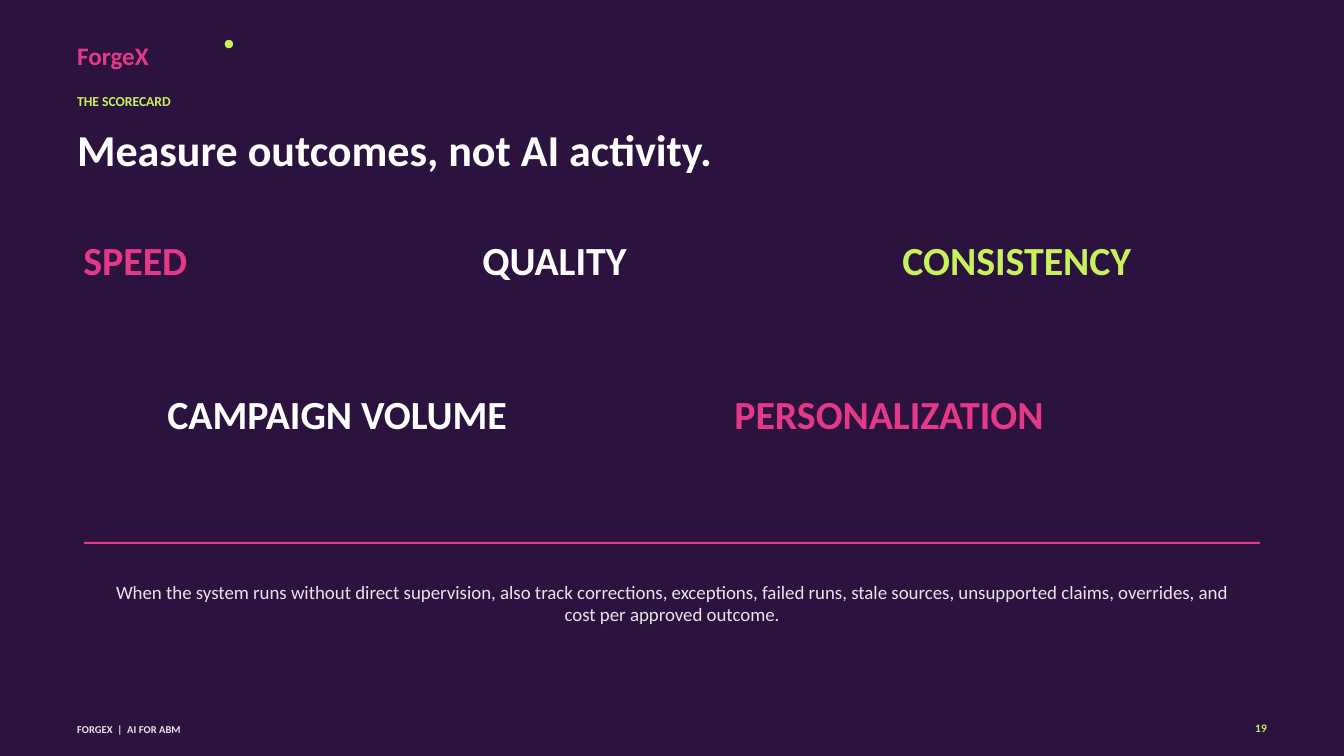
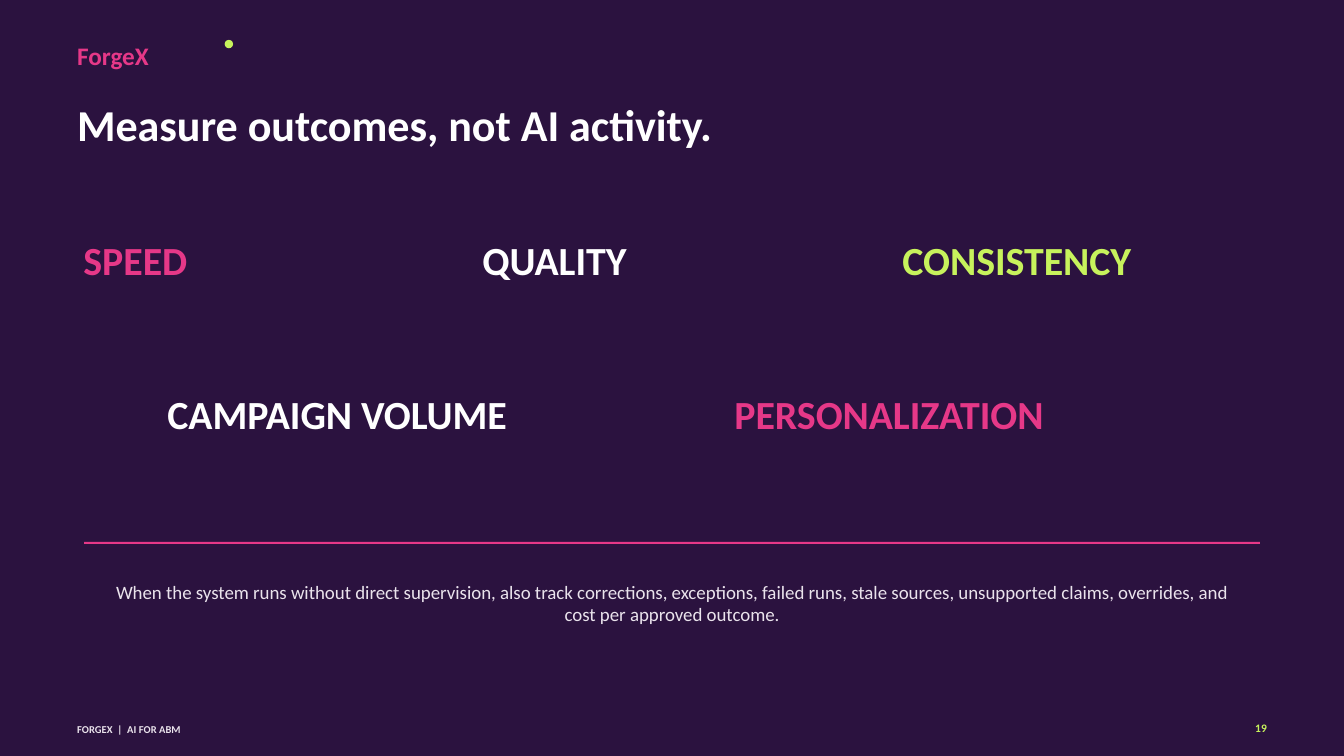
Before and after one commit to 0xTrey/forgex-practical-abm-skills, a slide deck: slide 19 of webinar/2026-09-17-ai-for-abm-foundations/deliverables/forgex-ai-for-abm-webinar-deck.pptx. Drawn at 1344x756 pixels with LibreOffice and Linux fonts; fonts in the diff are those of the drawing. Boxes give left, top, right and bottom in pixels: in the first picture for what was removed or moved away, otherwise in the second. Text is boxed around its words. In the diff, an @@ line names an element or a change of style, - is before the commit and + after.

```diff
--- a/webinar/2026-09-17-ai-for-abm-foundations/deliverables/forgex-ai-for-abm-webinar-deck.pptx
+++ b/webinar/2026-09-17-ai-for-abm-foundations/deliverables/forgex-ai-for-abm-webinar-deck.pptx
@@ text "Measure outcomes, not AI activity.": place and size @@
-text "Measure outcomes, not AI activity." at bbox=[77, 135, 712, 173]
+text "Measure outcomes, not AI activity." at bbox=[77, 110, 712, 148]
@@ text removed at bbox=[77, 97, 171, 106] @@
-THE SCORECARD
```
Also in this commit, not shown: 20 other slides changed, 34 other files.
